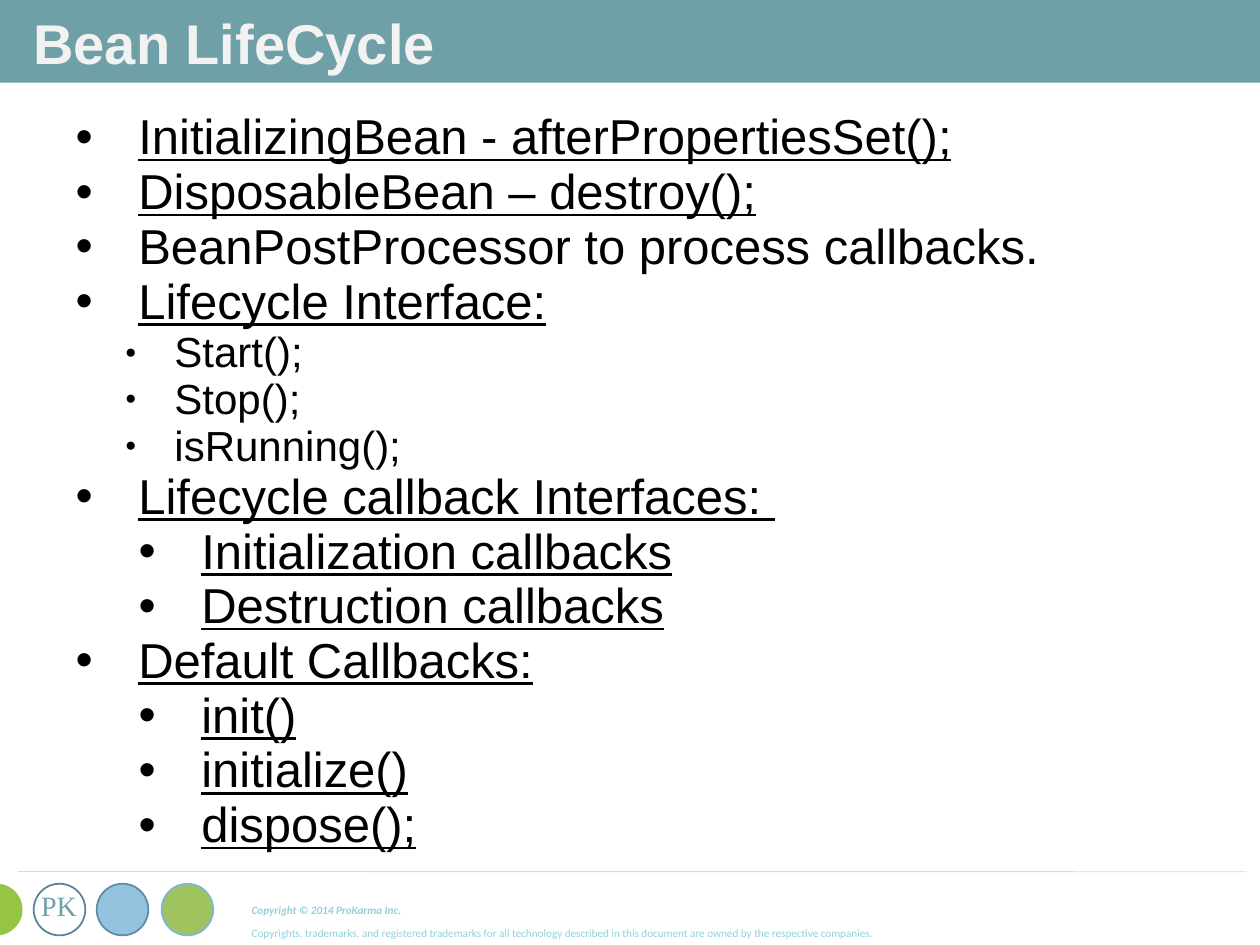
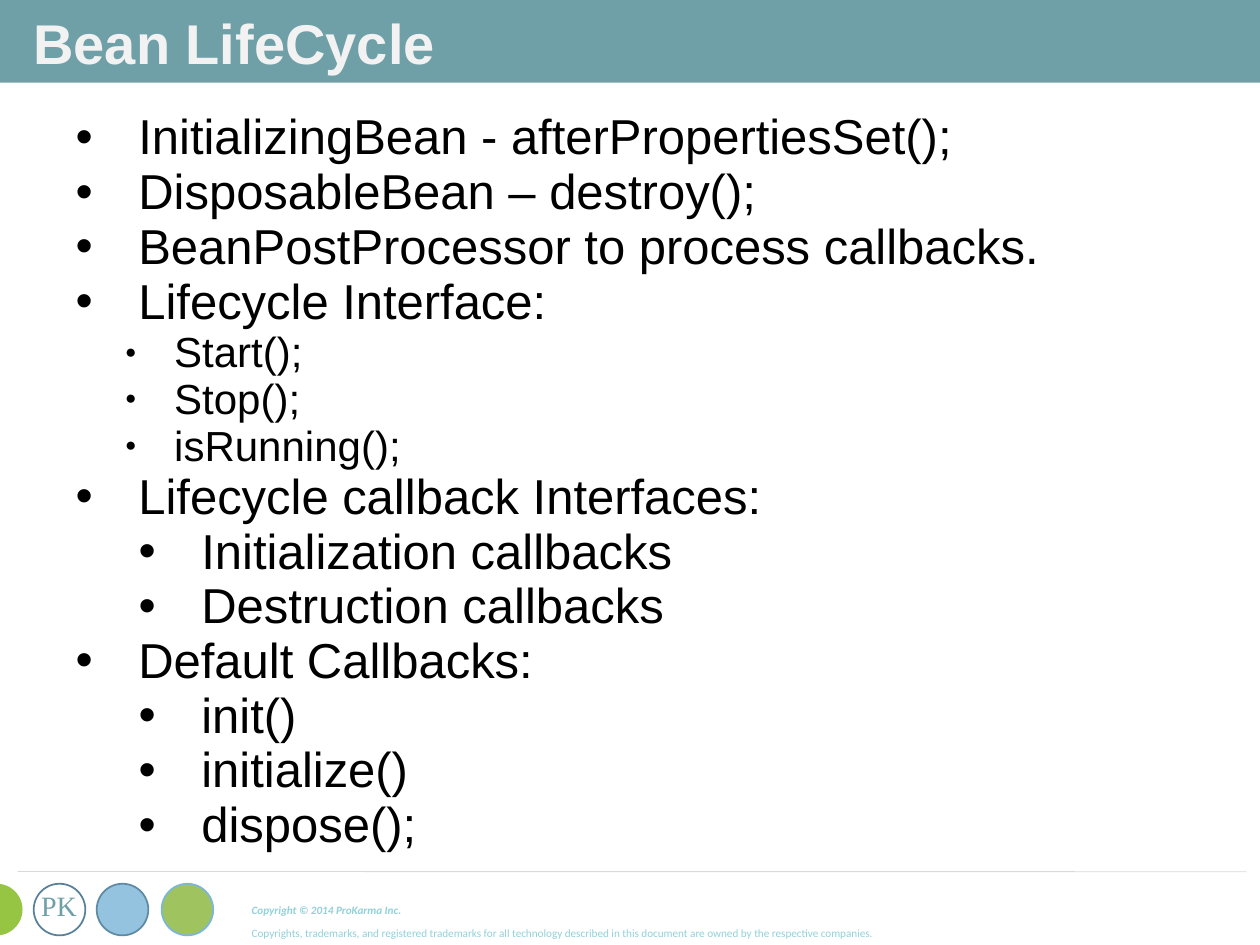
Before and after one commit to mshashi/pkma-spring-core-training, a slide deck: slide 19 of SpringCore.ppt. Drawn at 1260x945 pixels with LibreOffice and Linux fonts; fonts in the diff are those of the drawing. Boxes give left, top, right and bottom in pixels: in the first picture for what was removed or moved away, otherwise in the second. Text is boxed around its words. In the diff, an @@ line names an element or a change of style, - is before the commit and + after.

Commit message:
Updated ppt

```diff
--- a/SpringCore.ppt
+++ b/SpringCore.ppt
@@ text "InitializingBean - afterPropertiesSet();" at bbox=[138, 118, 1039, 797]: underline off in "InitializingBean - afterPropertiesSet();", "DisposableBean – destroy();", "Lifecycle Interface:", "Lifecycle callback Interfaces:" and 6 more places; indent changed @@
```
Also in this commit, not shown: 17 other slides changed.
